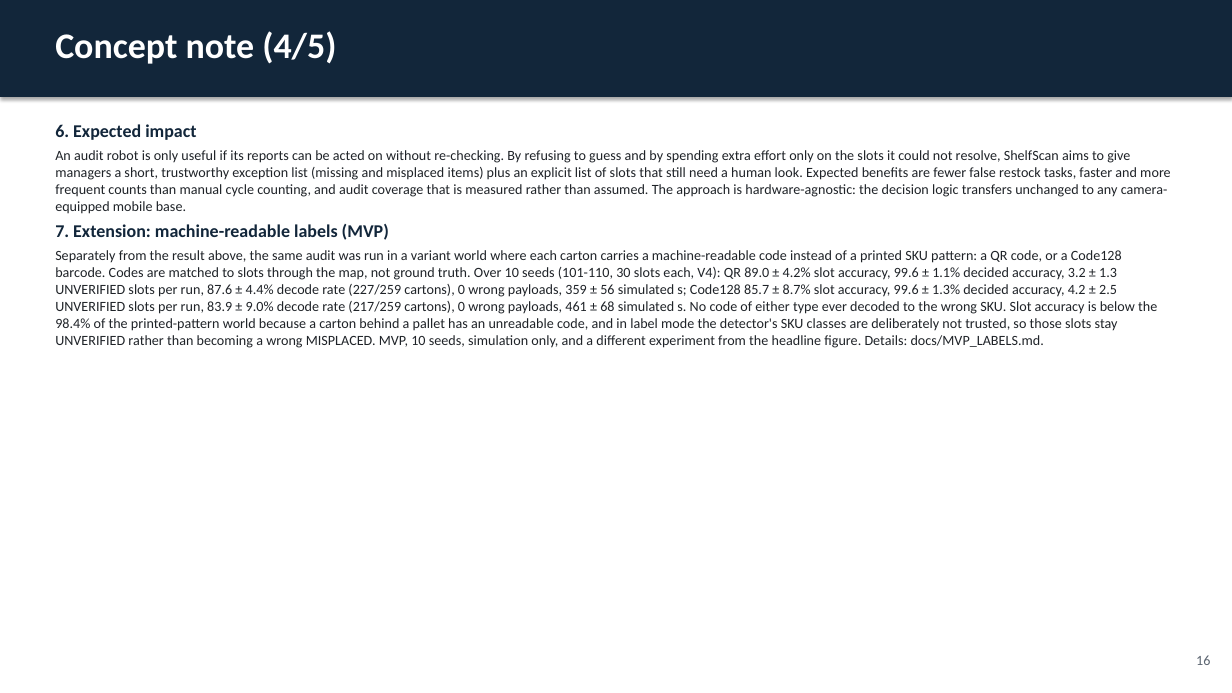
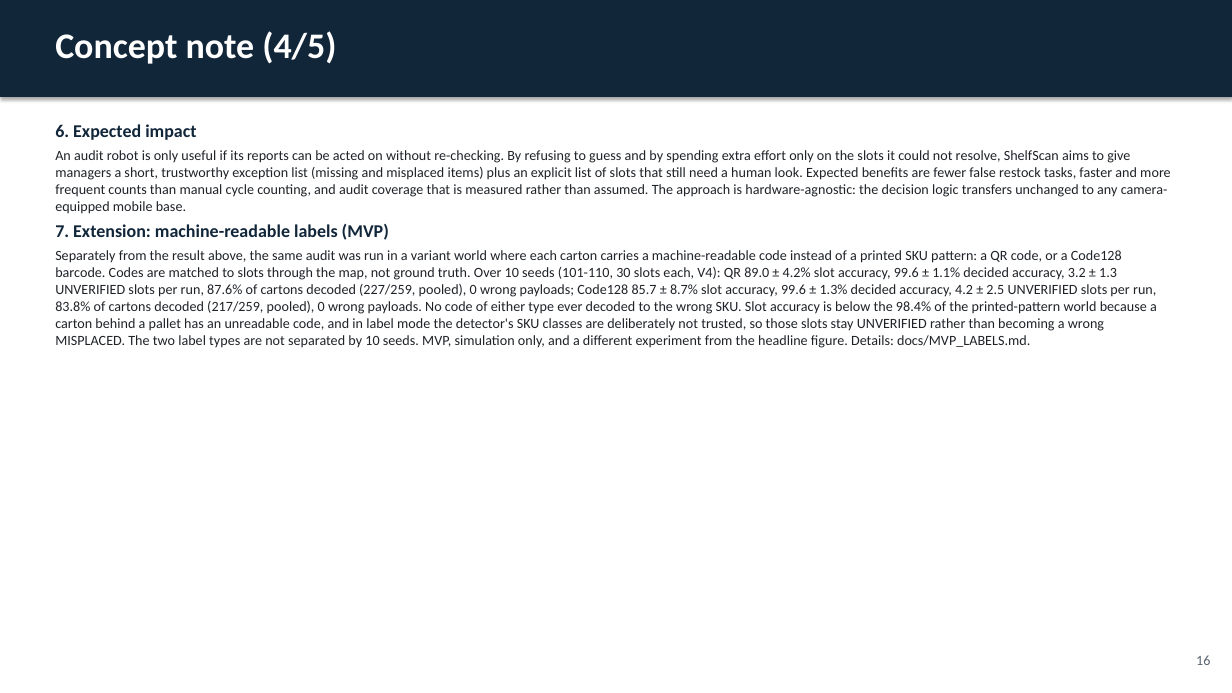
Before and after one commit to iffatirfana/shelfscan-amr, a slide deck: slide 16 of docs/ShelfScan_deck.pptx. Drawn at 1232x693 pixels with LibreOffice and Linux fonts; fonts in the diff are those of the drawing. Boxes give left, top, right and bottom in pixels: in the first picture for what was removed or moved away, otherwise in the second. Text is boxed around its words. In the diff, an @@ line names an element or a change of style, - is before the commit and + after.

```diff
--- a/docs/ShelfScan_deck.pptx
+++ b/docs/ShelfScan_deck.pptx
@@ text at (55,250,1157,348): text changed @@
-Separately from the result above, the same audit was run in a variant world where each carton carries a machine-readable code instead of a printed SKU pattern: a QR code, or a Code128 barcode. Codes are matched to slots through the map, not ground truth. Over 10 seeds (101-110, 30 slots each, V4): QR 89.0 ± 4.2% slot accuracy, 99.6 ± 1.1% decided accuracy, 3.2 ± 1.3 UNVERIFIED slots per run, 87.6 ± 4.4% decode rate (227/259 cartons), 0 wrong payloads, 359 ± 56 simulated s; Code128 85.7 ± 8.7% slot accuracy, 99.6 ± 1.3% decided accuracy, 4.2 ± 2.5 UNVERIFIED slots per run, 83.9 ± 9.0% decode rate (217/259 cartons), 0 wrong payloads, 461 ± 68 simulated s. No code of either type ever decoded to the wrong SKU. Slot accuracy is below the 98.4% of the printed-pattern world because a carton behind a pallet has an unreadable code, and in label mode the detector's SKU classes are deliberately not trusted, so those slots stay UNVERIFIED rather than becoming a wrong MISPLACED. MVP, 10 seeds, simulation only, and a different experiment from the headline figure. Details: docs/MVP_LABELS.md.
+Separately from the result above, the same audit was run in a variant world where each carton carries a machine-readable code instead of a printed SKU pattern: a QR code, or a Code128 barcode. Codes are matched to slots through the map, not ground truth. Over 10 seeds (101-110, 30 slots each, V4): QR 89.0 ± 4.2% slot accuracy, 99.6 ± 1.1% decided accuracy, 3.2 ± 1.3 UNVERIFIED slots per run, 87.6% of cartons decoded (227/259, pooled), 0 wrong payloads; Code128 85.7 ± 8.7% slot accuracy, 99.6 ± 1.3% decided accuracy, 4.2 ± 2.5 UNVERIFIED slots per run, 83.8% of cartons decoded (217/259, pooled), 0 wrong payloads. No code of either type ever decoded to the wrong SKU. Slot accuracy is below the 98.4% of the printed-pattern world because a carton behind a pallet has an unreadable code, and in label mode the detector's SKU classes are deliberately not trusted, so those slots stay UNVERIFIED rather than becoming a wrong MISPLACED. The two label types are not separated by 10 seeds. MVP, simulation only, and a different experiment from the headline figure. Details: docs/MVP_LABELS.md.
```
Also in this commit, not shown: 1 other slide changed, 5 other files.
